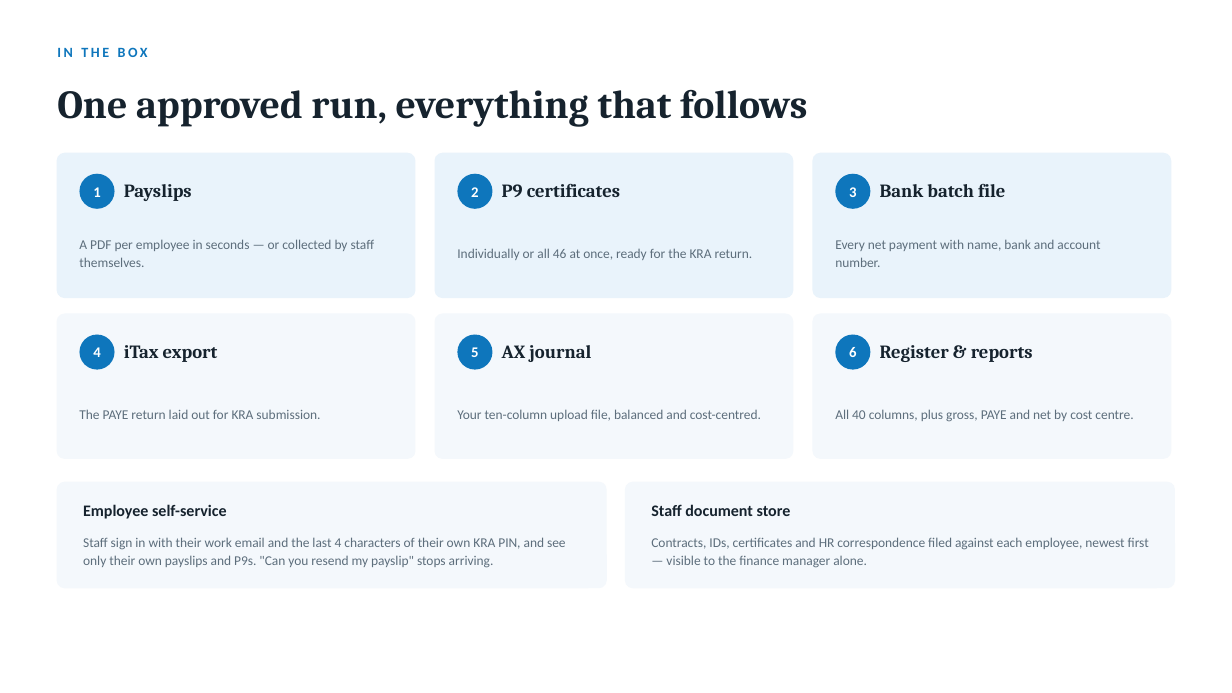
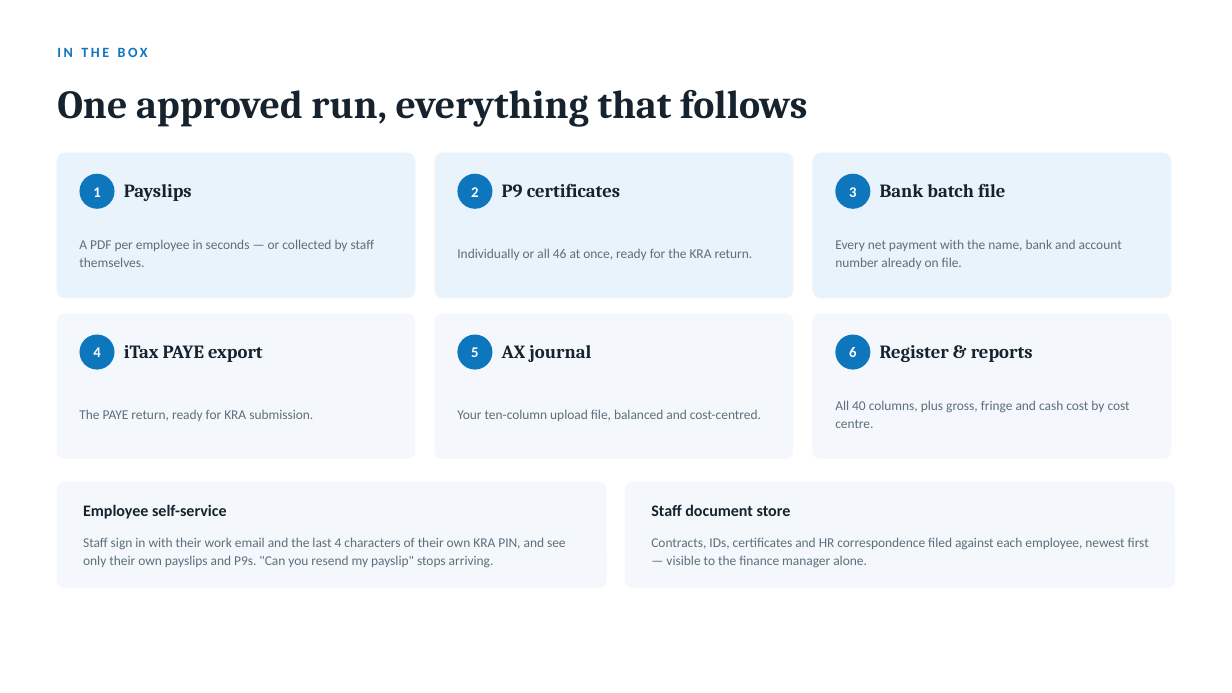
Before and after one commit to SirKuriaMugambi/Nexora, a slide deck: slide 10 of Nexora-Payroll-Presentation.pptx. Drawn at 1232x693 pixels with LibreOffice and Linux fonts; fonts in the diff are those of the drawing. Boxes give left, top, right and bottom in pixels: in the first picture for what was removed or moved away, otherwise in the second. Text is boxed around its words. In the diff, an @@ line names an element or a change of style, - is before the commit and + after.

```diff
--- a/Nexora-Payroll-Presentation.pptx
+++ b/Nexora-Payroll-Presentation.pptx
@@ text at <box>835,239,1122,269</box>: text changed @@
-Every net payment with name, bank and account number.
+Every net payment with the name, bank and account number already on file.
@@ text at <box>124,345,263,362</box>: text changed @@
-iTax export
+iTax PAYE export
@@ text at <box>79,409,313,421</box>: text changed @@
-The PAYE return laid out for KRA submission.
+The PAYE return, ready for KRA submission.
@@ text at <box>835,400,1130,428</box>: text changed @@
-All 40 columns, plus gross, PAYE and net by cost centre.
+All 40 columns, plus gross, fringe and cash cost by cost centre.
```
Also in this commit, not shown: 1 other slide changed.
